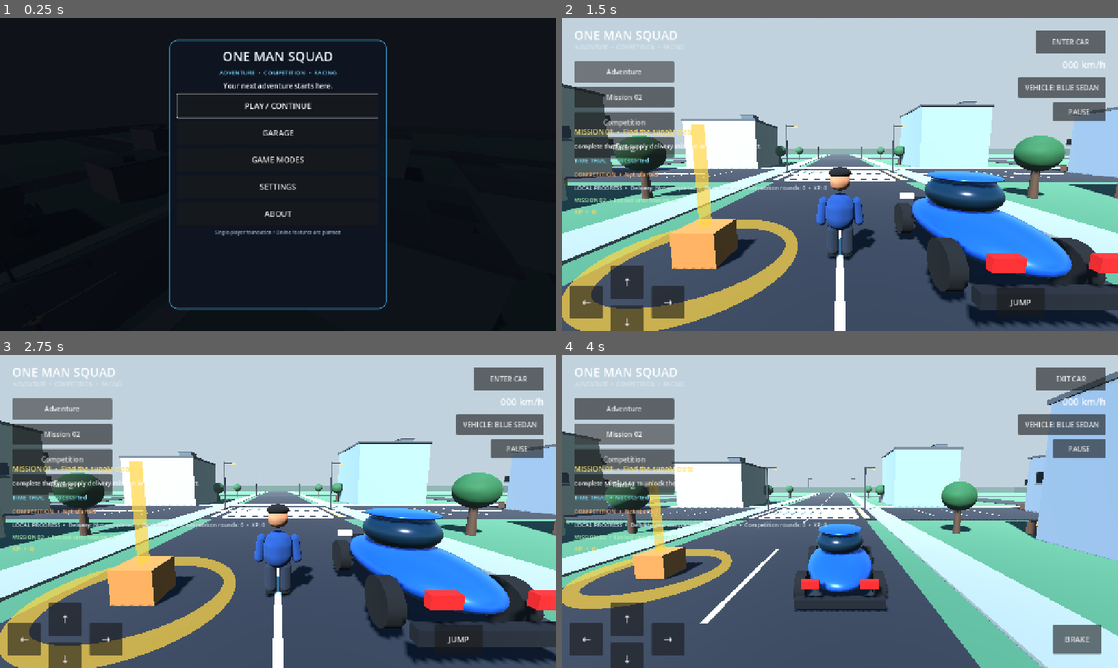
Above: before the commit, frames 1-4 (two rows, left to right).
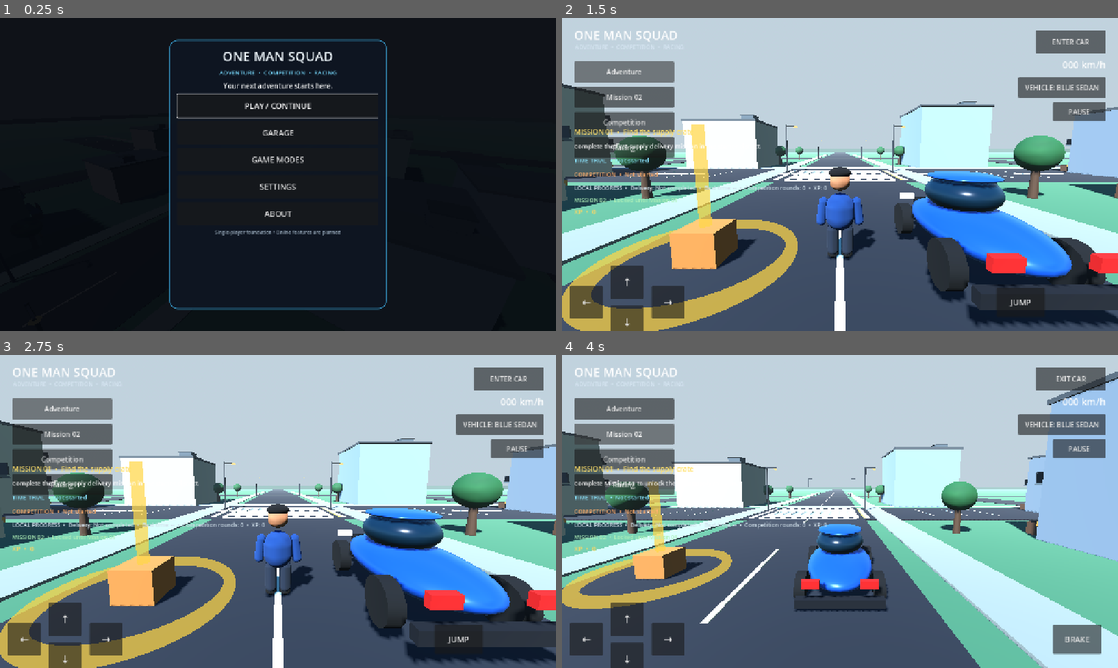
Above: after the commit, the same moments.

Repository: newgenerationnetwork617-ops/one-man-squad
Game: Godot game, scene res://scenes/main.tscn
Same seed, same stepped clock (60 frames per second), same inputs: the game is played once before the commit and once after it.
Inputs:
- Up to frame 1 (0.25 s): no input
- Up to frame 2 (1.5 s): click "PLAY / CONTINUE" at 0.5 s; click "Adventure" at 1.25 s
- Up to frame 3 (2.75 s): click "Adventure" at 2 s
- Up to frame 4 (4 s): click "ENTER CAR" at 2.75 s; click "Mission 02" at 3.5 s

The runs differ from the first frame. In frame 2, 0.4% of the frame differs, in the area x 8-92%, y 41-93%; in frame 3, 0.4%; in frame 4, 0.5%, in the area x 3-84%, y 42-81%.

Commit message:
Extend playable world bounds for countryside district

Diff:
--- a/scripts/main.gd
+++ b/scripts/main.gd
@@ -48,7 +48,7 @@
 var records_label: Label
 const PLAYER_SPAWN := Vector3(0.0, 0.15, 8.0)
 const VEHICLE_SPAWN := Vector3(2.8, 0.15, 8.0)
-const WORLD_LIMIT := 96.0
+const WORLD_LIMIT := 220.0
 
 func _ready() -> void:
 	# Always initialise into the menu state. The gameplay HUD and player cameras
@@ -164,16 +164,16 @@
 		body.add_child(collision)
 
 func _build_test_district() -> void:
-	_add_box(self, "Ground", Vector3(0, -0.25, 0), Vector3(200, 0.5, 200), Color(0.24, 0.42, 0.29), true)
-	_add_box(self, "MainRoad", Vector3(0, 0.015, 0), Vector3(10, 0.04, 190), Color(0.12, 0.13, 0.15))
+	_add_box(self, "Ground", Vector3(0, -0.25, 0), Vector3(440, 0.5, 440), Color(0.24, 0.42, 0.29), true)
+	_add_box(self, "MainRoad", Vector3(0, 0.015, 0), Vector3(10, 0.04, 420), Color(0.12, 0.13, 0.15))
 	_add_box(self, "CrossRoad", Vector3(0, 0.025, -8), Vector3(190, 0.04, 10), Color(0.12, 0.13, 0.15))
 	_add_box(self, "EastRoad", Vector3(34, 0.02, 20), Vector3(8, 0.04, 150), Color(0.14, 0.15, 0.16))
 	_add_box(self, "WestRoad", Vector3(-34, 0.02, 20), Vector3(8, 0.04, 150), Color(0.14, 0.15, 0.16))
 	_add_box(self, "NorthRoad", Vector3(0, 0.02, -48), Vector3(150, 0.04, 8), Color(0.14, 0.15, 0.16))
 	_add_box(self, "SouthRoad", Vector3(0, 0.02, 48), Vector3(150, 0.04, 8), Color(0.14, 0.15, 0.16))
-	for edge in [-99.0, 99.0]:
-		_add_box(self, "BoundaryA_%s" % str(edge), Vector3(0, 1.5, edge), Vector3(200, 3, 1), Color(0.22, 0.3, 0.25), true)
-		_add_box(self, "BoundaryB_%s" % str(edge), Vector3(edge, 1.5, 0), Vector3(1, 3, 200), Color(0.22, 0.3, 0.25), true)
+	for edge in [-219.0, 219.0]:
+		_add_box(self, "BoundaryA_%s" % str(edge), Vector3(0, 1.5, edge), Vector3(440, 3, 1), Color(0.22, 0.3, 0.25), true)
+		_add_box(self, "BoundaryB_%s" % str(edge), Vector3(edge, 1.5, 0), Vector3(1, 3, 440), Color(0.22, 0.3, 0.25), true)
 
 	var building_colors: Array[Color] = [
 		Color(0.68, 0.66, 0.61), Color(0.53, 0.61, 0.66),
